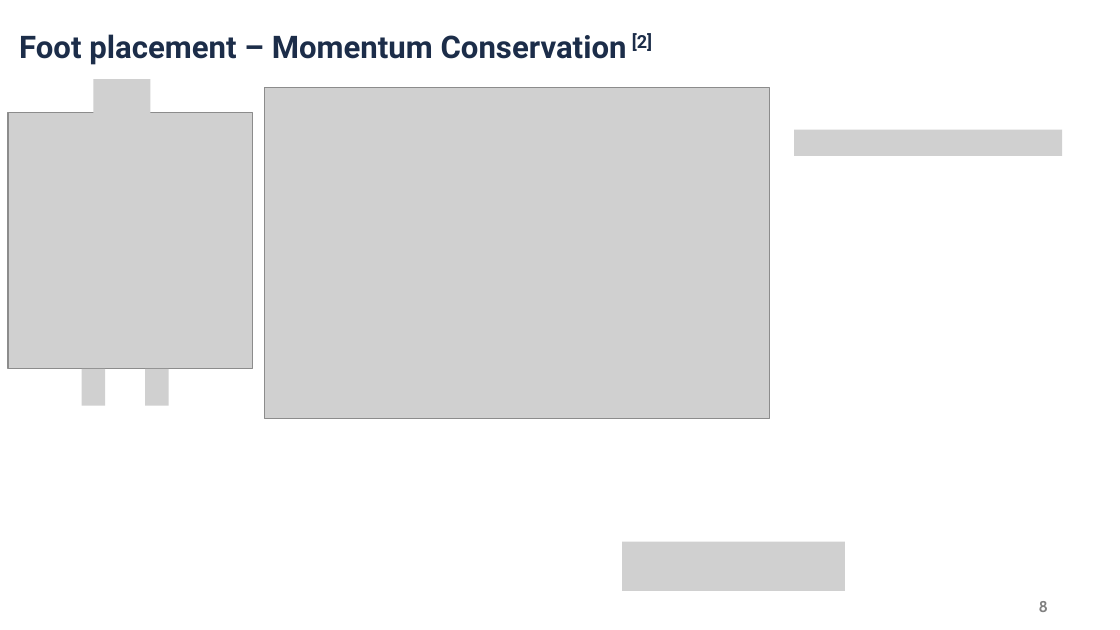
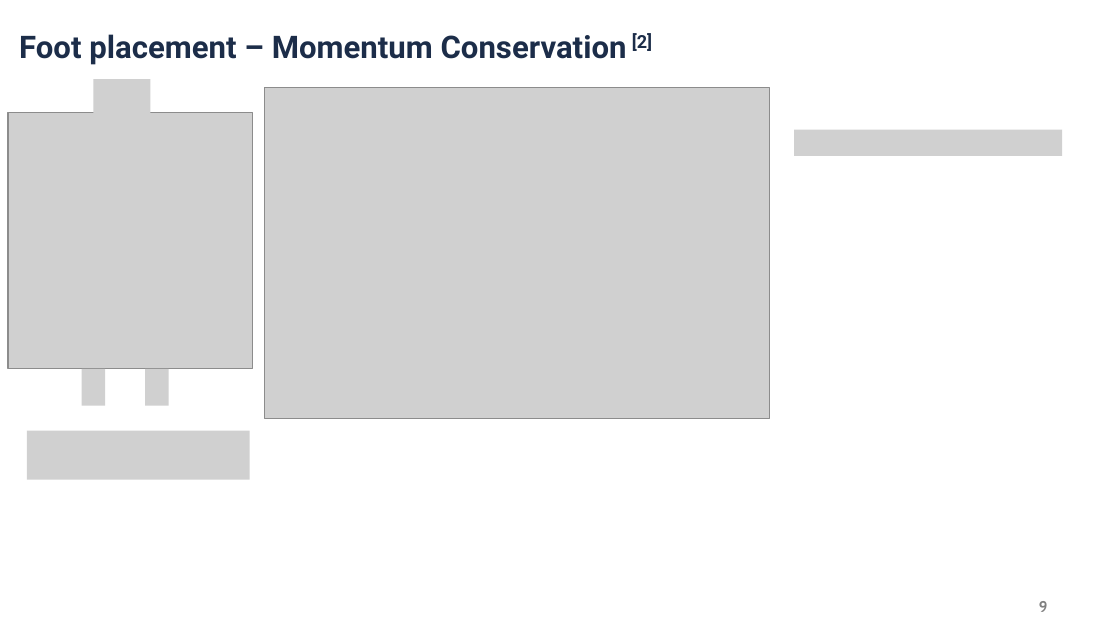
Before and after one commit to Meilili031010/locomotion-dynamics, a slide deck: slide 9 of presentation/final_presentation.pptx (slide 8 before the commit). Drawn at 1120x630 pixels with LibreOffice and Linux fonts; fonts in the diff are those of the drawing; grey boxes stand for pictures; background and template pictures are left out. Boxes give left, top, right and bottom in pixels: in the first picture for what was removed or moved away, otherwise in the second. Text is boxed around its words. In the diff, an @@ line names an element or a change of style, - is before the commit and + after.

```diff
--- a/presentation/final_presentation.pptx
+++ b/presentation/final_presentation.pptx
@@ picture added at (27, 430, 250, 479) @@
@@ picture removed at (622, 542, 844, 591) @@
@@ page number at (1039, 601, 1048, 612): text changed @@
-8
+9
```
Also in this commit, not shown: 6 other slides changed, 3 slides added, 4 slides removed, 1 other file.
